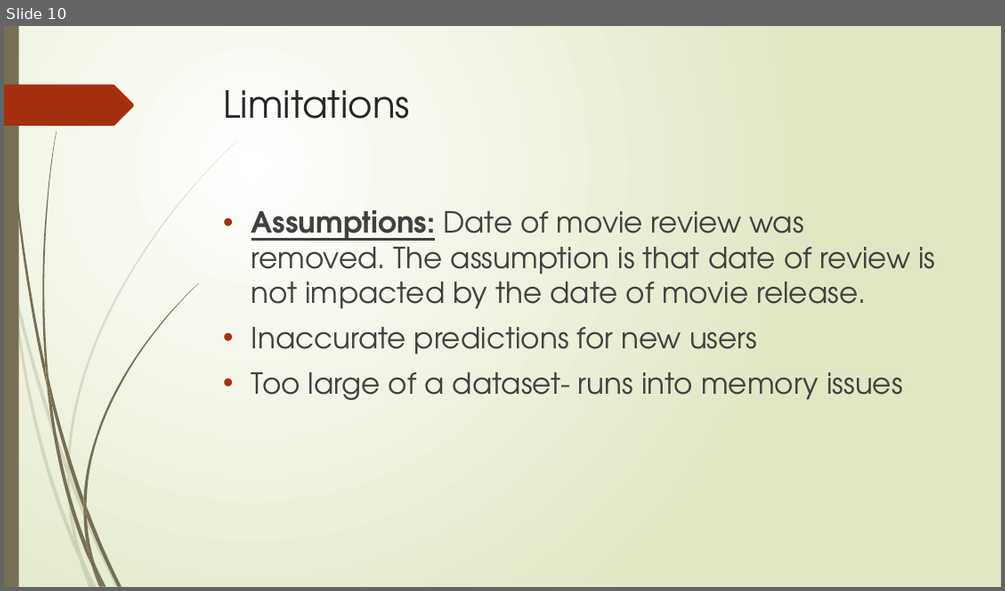
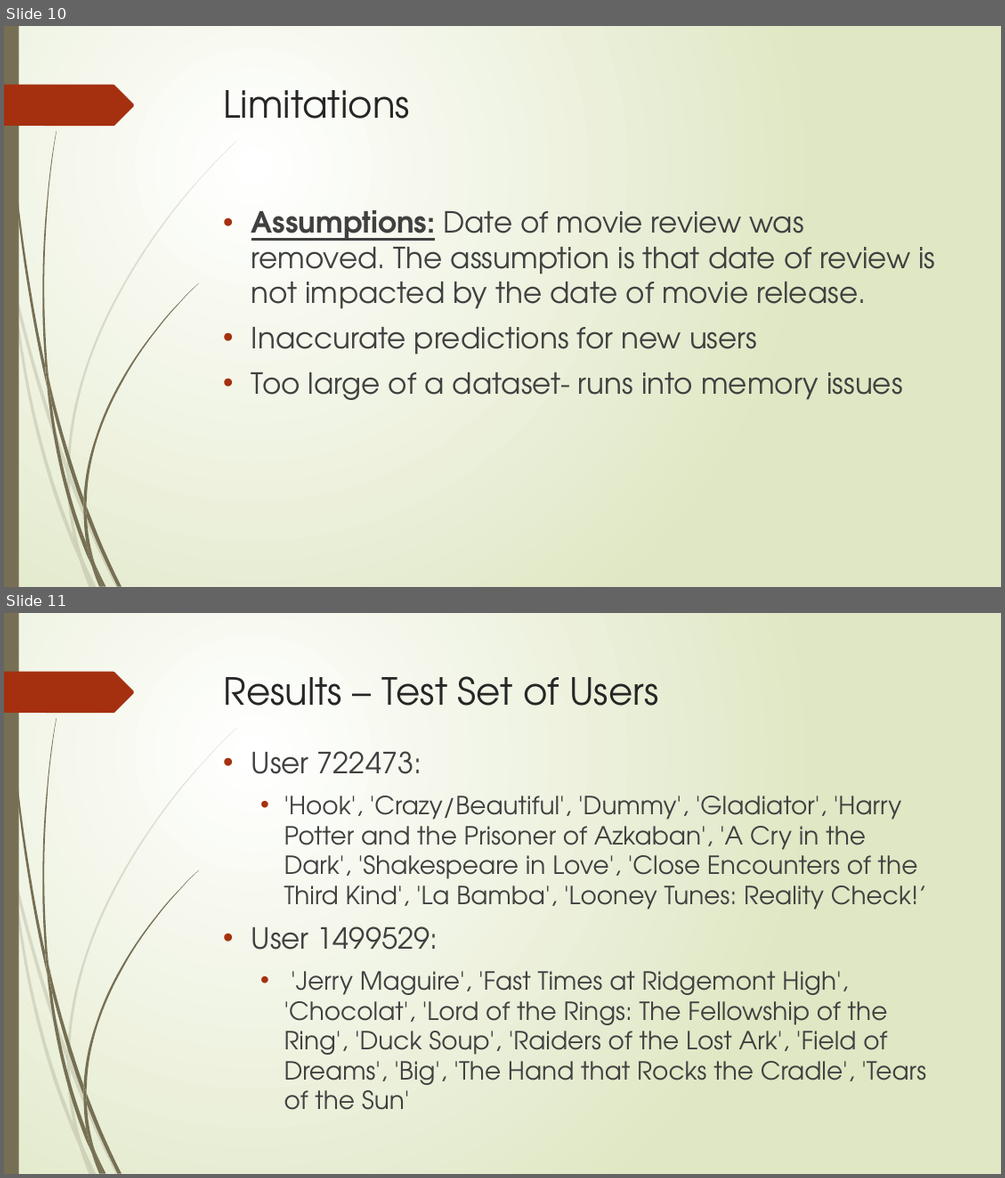
Before and after one commit to manelmahroug/netflix-movie-recommendation, a slide deck: Movie-Recommendation.pptx. Shown one above the other, each under a label of ours: slide 10 before the commit, slides 10 and 11 after it. The pictures are 1005x591 and 1005x1178 pixels, drawn with LibreOffice and Linux fonts; fonts in the diff are those of the drawing. Boxes give left, top, right and bottom in pixels: in the first picture for what was removed or moved away, otherwise in the second. Text is boxed around its words. In the diff, an @@ line names an element or a change of style, - is before the commit and + after.

Commit message:
Real user ids

```diff
--- a/Movie-Recommendation.pptx
+++ b/Movie-Recommendation.pptx
@@ slide 11 added at [4, 613, 1001, 1174], background gradient #FFFFFF to #DFE8C4; not listed: 24 template elements that a slide beside it also shows @@
@@ title added at [224, 676, 658, 706], 36 pt, text #262626 @@
+Results – Test Set of Users
@@ text added at [251, 751, 927, 1110], 24 pt, text #404040 @@
+• User 722473:
+  • 'Hook', 'Crazy/Beautiful', 'Dummy', 'Gladiator', 'Harry Potter and the Prisoner of Azkaban', 'A Cry in the Dark', 'Shakespeare in Love', 'Close Encounters of the Third Kind', 'La Bamba', 'Looney Tunes: Reality Check!’
+• User 1499529:
+  • 'Jerry Maguire', 'Fast Times at Ridgemont High', 'Chocolat', 'Lord of the Rings: The Fellowship of the Ring', 'Duck Soup', 'Raiders of the Lost Ark', 'Field of Dreams', 'Big', 'The Hand that Rocks the Cradle', 'Tears of the Sun'
```
Also in this commit, not shown: 1 slide changed, 4 other files.
